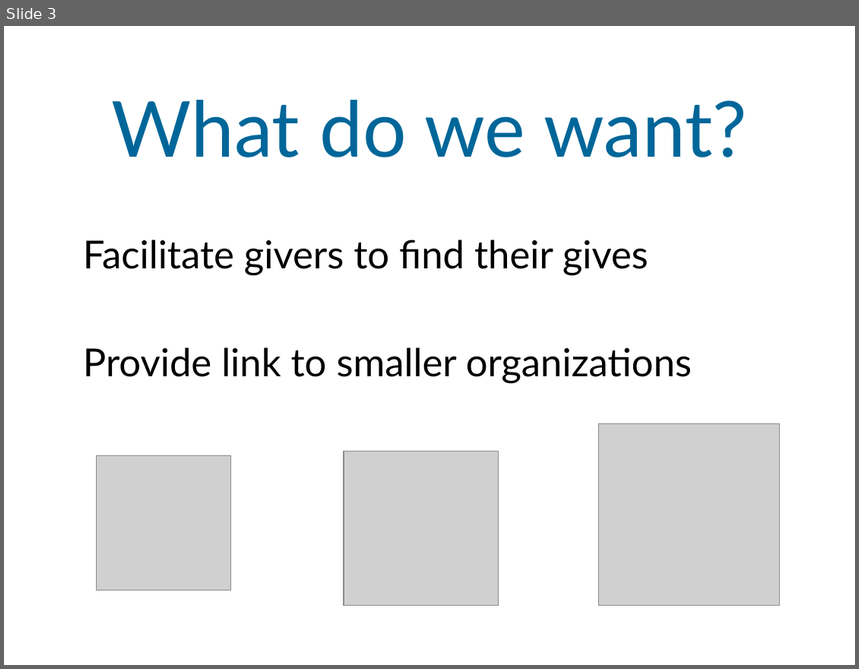
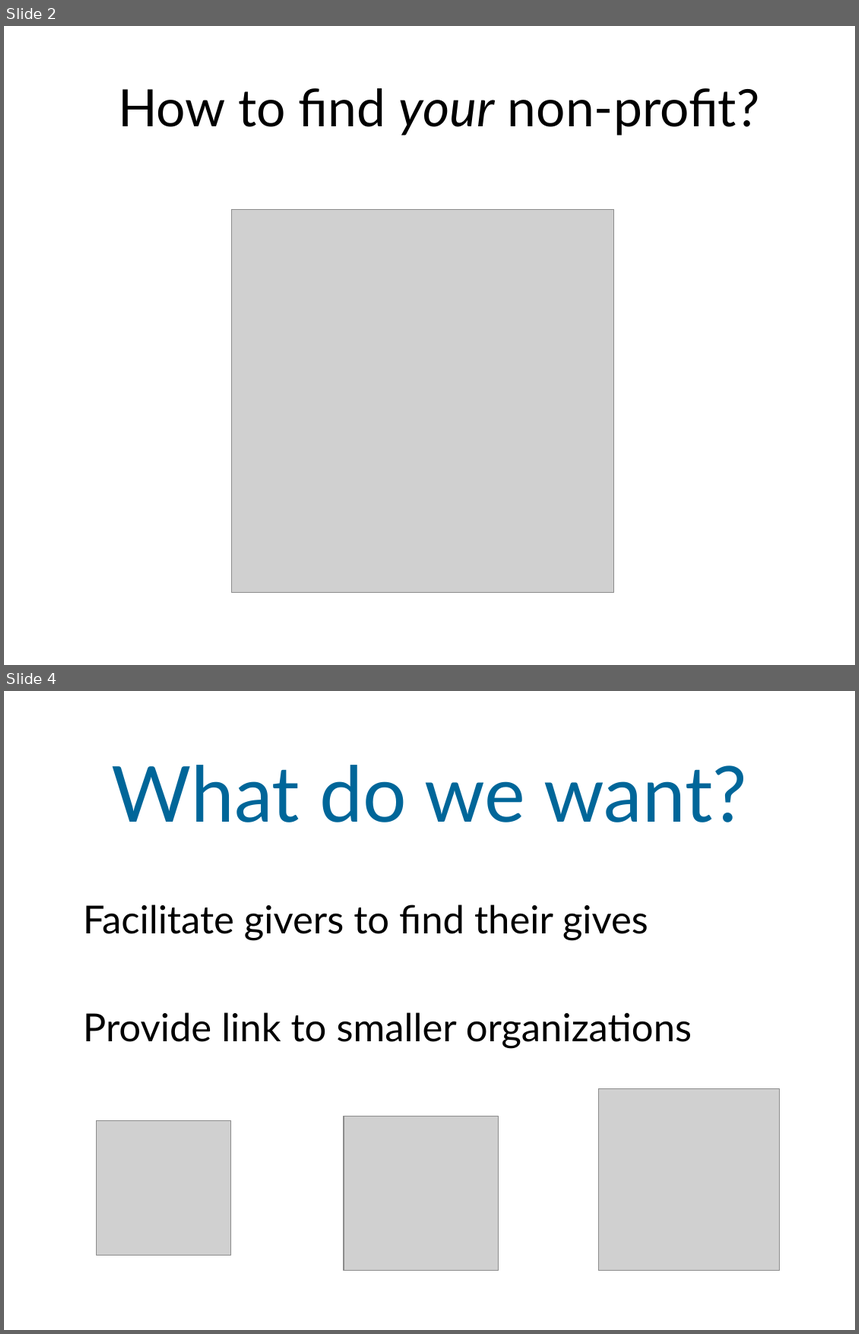
Before and after one commit to Johan37/OpenHack, a slide deck: documents/presentation.odp. Shown one above the other, each under a label of ours: slide 3 before the commit, slides 2 and 4 after it; the slides between them are not shown. The pictures are 859x669 and 859x1334 pixels, drawn with LibreOffice and Linux fonts; fonts in the diff are those of the drawing; grey boxes stand for pictures. Boxes give left, top, right and bottom in pixels: in the first picture for what was removed or moved away, otherwise in the second. Text is boxed around its words. In the diff, an @@ line names an element or a change of style, - is before the commit and + after.

```diff
--- a/documents/presentation.odp
+++ b/documents/presentation.odp
@@ slide 2 added at <box>4,26,855,665</box>, background #FFFFFF @@
@@ text added at <box>118,88,759,135</box>, 48 pt, text #000000 @@
+How to find your non-profit?
@@ picture added at <box>232,210,614,592</box> @@
@@ what was slide 3 is now slide 4 @@
```
Also in this commit, not shown: 1 slide changed, 1 other slide added, 1 slide removed, 1 other file.
